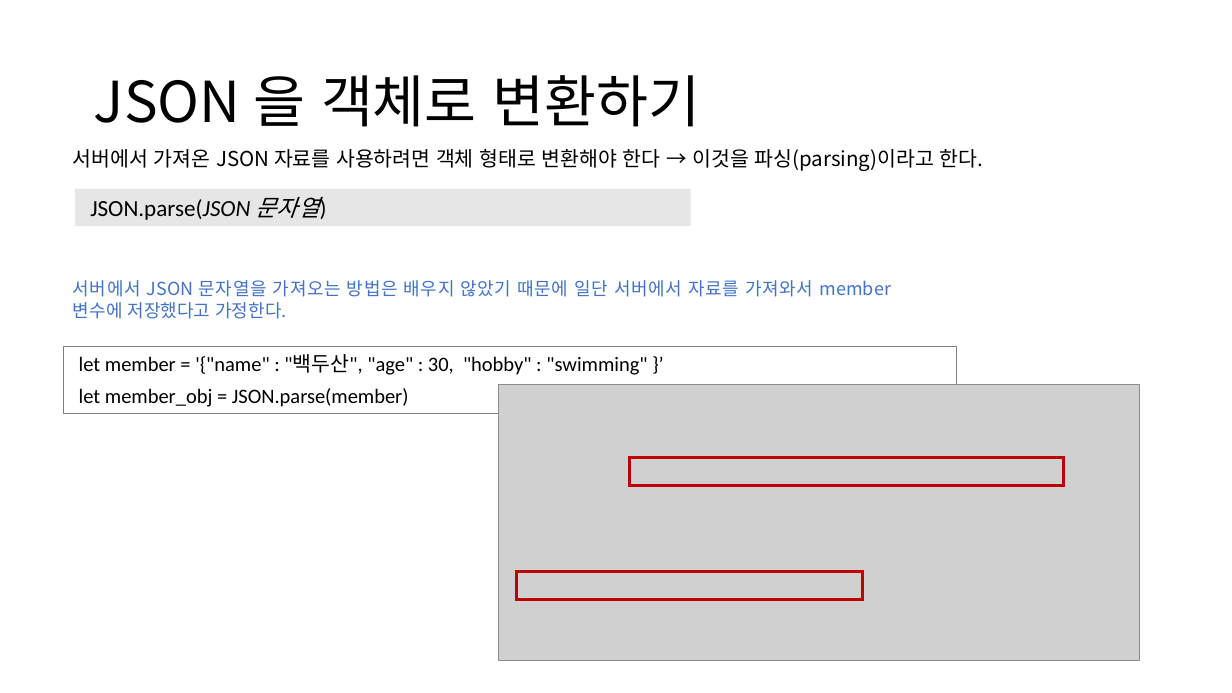
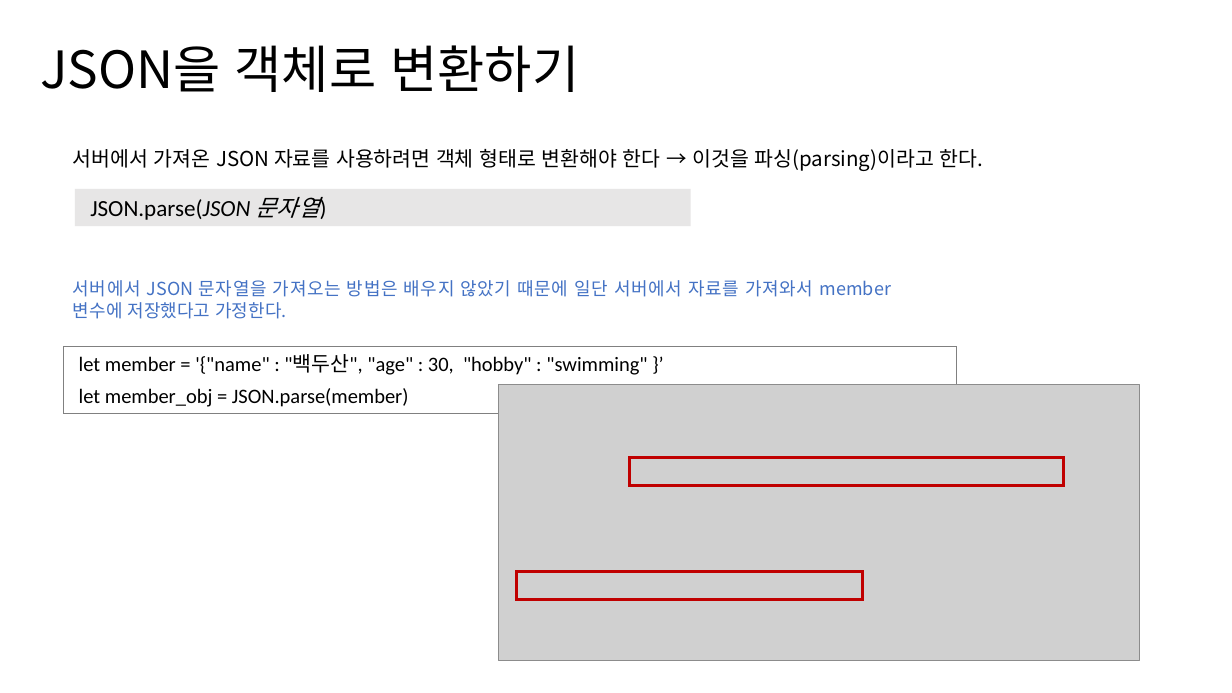
Before and after one commit to hizerdfo/poly_data_javascript_2023, a slide deck: slide 13 of 331-HTTP 통신/331-2.json.pptx. Drawn at 1232x693 pixels with LibreOffice and Linux fonts; fonts in the diff are those of the drawing; grey boxes stand for pictures. Boxes give left, top, right and bottom in pixels: in the first picture for what was removed or moved away, otherwise in the second. Text is boxed around its words. In the diff, an @@ line names an element or a change of style, - is before the commit and + after.

```diff
--- a/331-HTTP 통신/331-2.json.pptx
+++ b/331-HTTP 통신/331-2.json.pptx
@@ text "JSON을 객체로 변환하기" at (40, 45, 580, 92): vertical alignment middle to top @@
@@ text at (40, 45, 580, 92): text changed; size 44 to 40 pt @@
-JSON 을 객체로 변환하기
+JSON을 객체로 변환하기
```
Also in this commit, not shown: 7 other slides changed, 44 other files.
